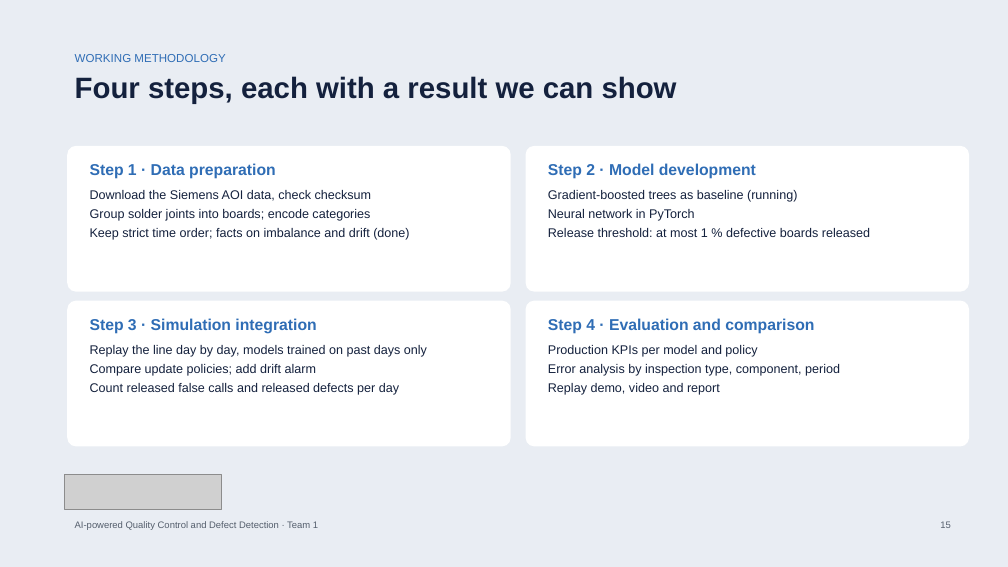
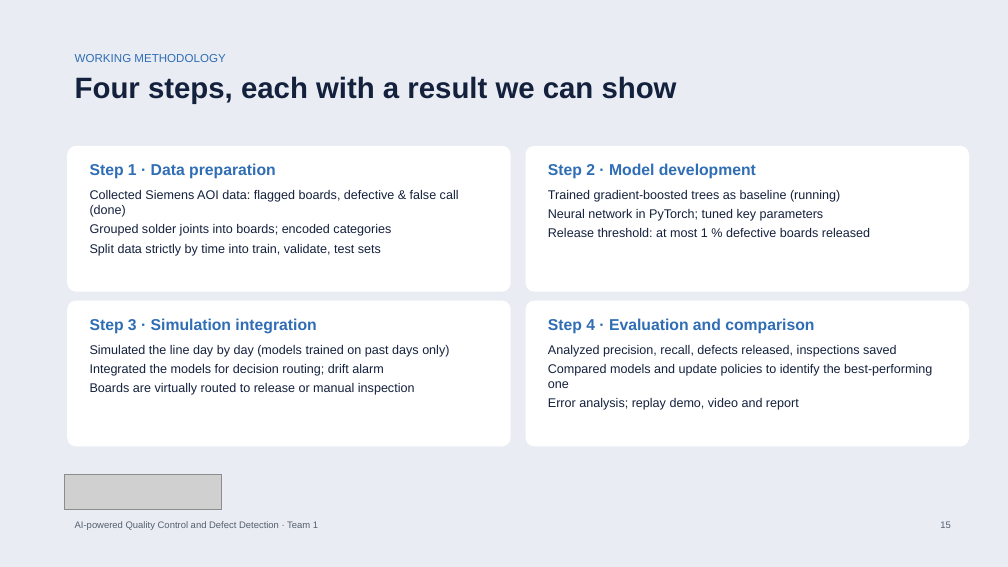
Before and after one commit to bodhi584/aoi-decision-gate, a slide deck: slide 15 of docs/slides_revised_topic.pptx. Drawn at 1008x567 pixels with LibreOffice and Linux fonts; fonts in the diff are those of the drawing; grey boxes stand for pictures. Boxes give left, top, right and bottom in pixels: in the first picture for what was removed or moved away, otherwise in the second. Text is boxed around its words. In the diff, an @@ line names an element or a change of style, - is before the commit and + after.

```diff
--- a/docs/slides_revised_topic.pptx
+++ b/docs/slides_revised_topic.pptx
@@ text at (90, 190, 459, 256): text changed @@
-Download the Siemens AOI data, check checksum
-Group solder joints into boards; encode categories
-Keep strict time order; facts on imbalance and drift (done)
+Collected Siemens AOI data: flagged boards, defective & false call (done)
+Grouped solder joints into boards; encoded categories
+Split data strictly by time into train, validate, test sets
@@ text at (548, 190, 840, 202): text changed @@
-Gradient-boosted trees as baseline (running)
-Neural network in PyTorch
+Trained gradient-boosted trees as baseline (running)
+Neural network in PyTorch; tuned key parameters
@@ text at (90, 345, 449, 395): text changed @@
-Replay the line day by day, models trained on past days only
-Compare update policies; add drift alarm
-Count released false calls and released defects per day
+Simulated the line day by day (models trained on past days only)
+Integrated the models for decision routing; drift alarm
+Boards are virtually routed to release or manual inspection
@@ text at (548, 345, 932, 410): text changed @@
-Production KPIs per model and policy
-Error analysis by inspection type, component, period
-Replay demo, video and report
+Analyzed precision, recall, defects released, inspections saved
+Compared models and update policies to identify the best-performing one
+Error analysis; replay demo, video and report
```
Also in this commit, not shown: 5 other slides changed, 4 other files.
